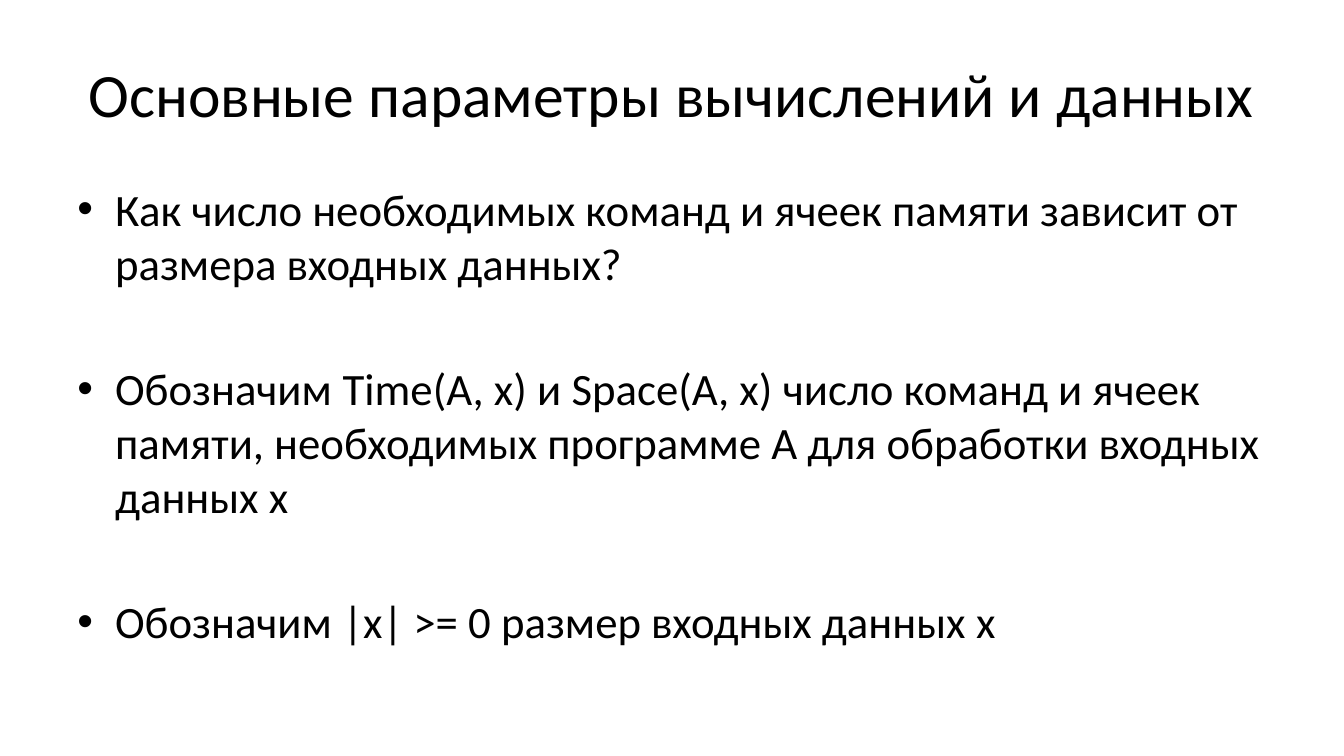
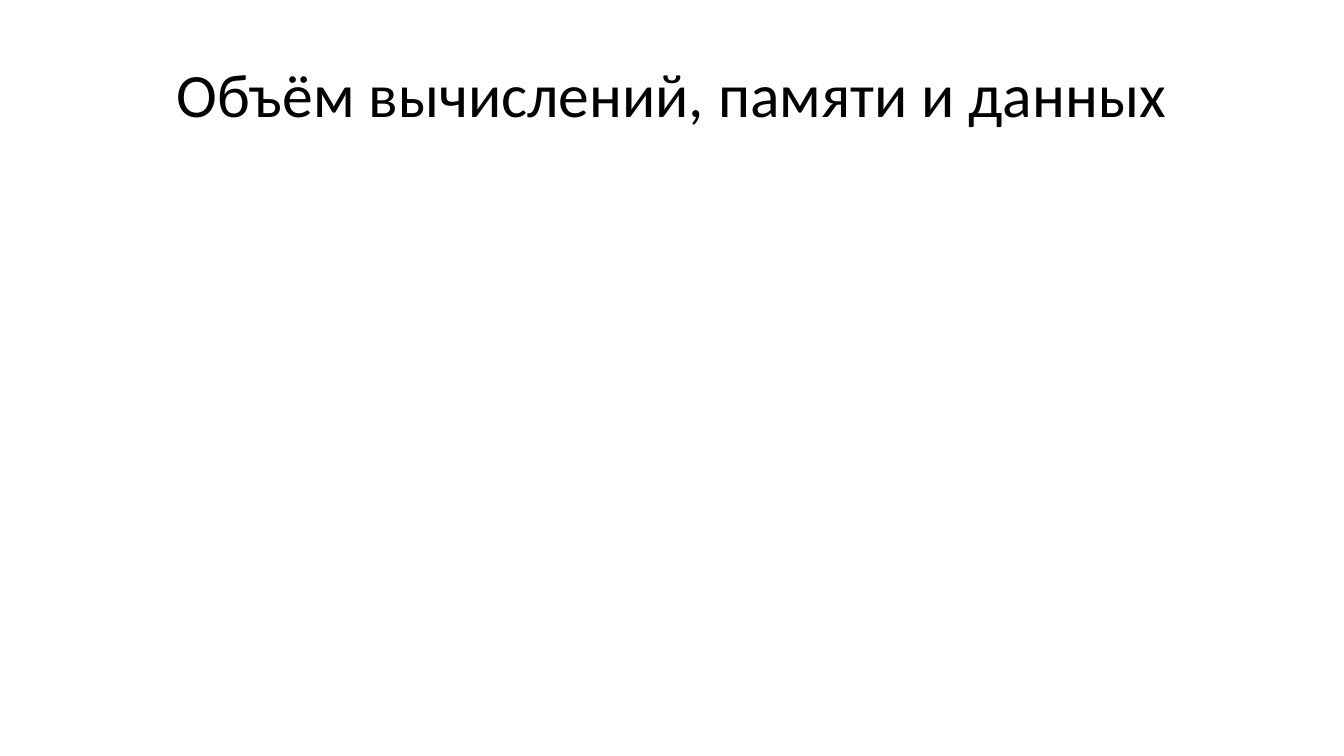
Before and after one commit to Evgueni-Petrov-aka-espetrov/Algorithms-and-Programming-in-C-pptx, a slide deck: slide 7 of 22 Оценка сложности вычислительных алгоритмов.pptx (slide 3 before the commit). Drawn at 1344x756 pixels with LibreOffice and Linux fonts; fonts in the diff are those of the drawing. Boxes give left, top, right and bottom in pixels: in the first picture for what was removed or moved away, otherwise in the second. Text is boxed around its words. In the diff, an @@ line names an element or a change of style, - is before the commit and + after.

```diff
--- a/22 Оценка сложности вычислительных алгоритмов.pptx
+++ b/22 Оценка сложности вычислительных алгоритмов.pptx
@@ title at [176,75,1166,127]: text changed @@
-Основные параметры вычислений и данных
+Объём вычислений, памяти и данных
@@ text removed at [115,195,1260,646] @@
-• Как число необходимых команд и ячеек памяти зависит от размера входных данных?
-• Обозначим Time(А, х) и Space(A, x) число команд и ячеек памяти, необходимых программе А для обработки входных данных х
-• Обозначим |x| >= 0 размер входных данных x
```
Also in this commit, not shown: 23 other slides changed, 112 slides added.
